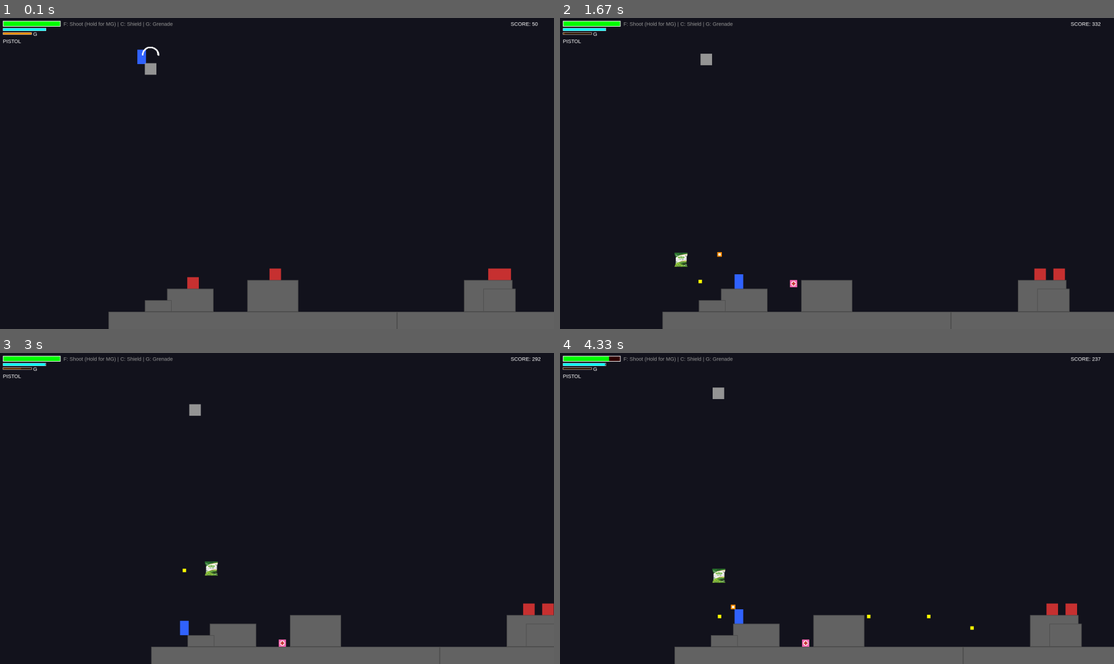
Above: before the commit, frames 1-4 (two rows, left to right).
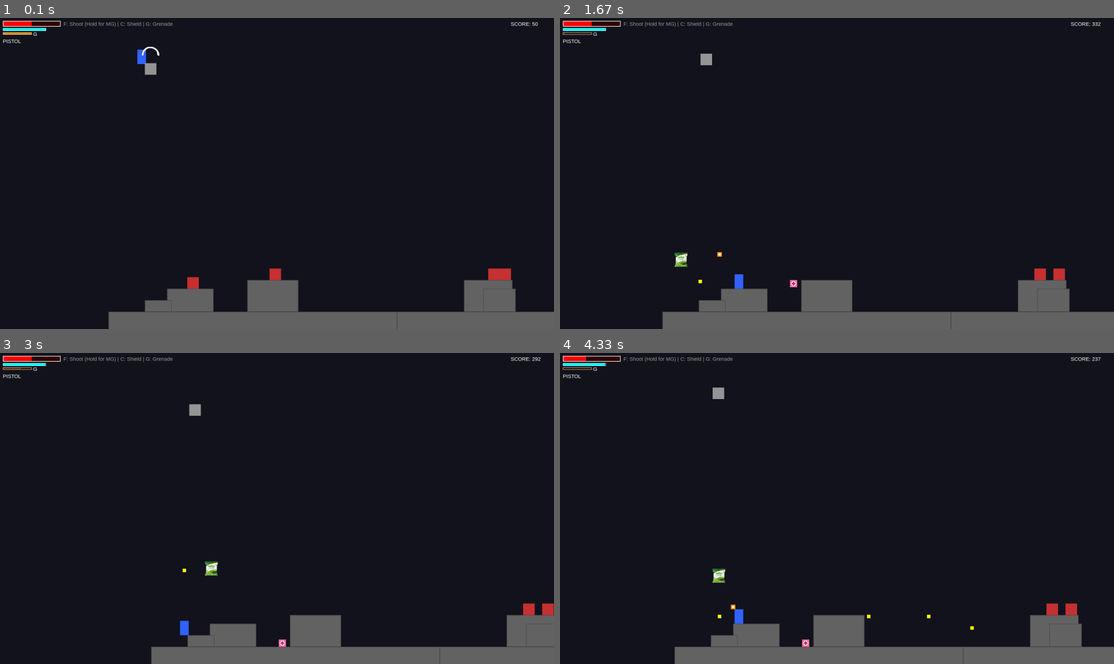
Above: after the commit, the same moments.

Repository: SayaUSB/FP-PBO-Pygame
Game: pygame game, started from test.py
Same seed, same stepped clock (60 frames per second), same inputs: the game is played once before the commit and once after it.
Inputs:
- Up to frame 1 (0.1 s): no input
- Up to frame 2 (1.67 s): hold Right 0.33-0.8 s; hold Right 0.83-1.3 s; tap F at 0.9, 1.2, 1.4 s; tap C at 0.98 s; hold Left from 1.33 s (still down); tap G at 1.48 s
- Up to frame 3 (3 s): tap F at 1.7, 2.3, 2.6, 2.73 s; release Left at 1.87 s; hold Left 2.23-2.63 s; tap C at 2.38 s; hold Up from 2.67 s (still down); tap G at 2.82 s
- Up to frame 4 (4.33 s): release Up at 3.03 s; hold Right 3.07-3.7 s; tap F at 3.13, 3.43, 3.8, 4.2 s; hold Down 3.73-4.1 s; tap C at 3.88 s; hold Left from 4.13 s (still down); tap G at 4.28 s

The runs differ from the first frame. In frame 1, 0.2% of the frame differs, in the area x 0-11%, y 0-3%; in frame 2, 0.2%; in frame 3, 0.2%; in frame 4, 0.1%.

Commit message:
feat: Add boss cooldown

Diff:
--- a/test.py
+++ b/test.py
@@ -269,7 +269,7 @@
         self.facing = 1
         self.on_ground = False
 
-        self.max_hp = 100
+        self.max_hp = 200
         self.hp = 100
         self.max_shield = 100
         self.shield = 100
@@ -688,6 +688,8 @@
         self.game_state = "playing"
         self.battle_lock = False
         self.hmg_pickup_msg_timer = 0
+
+        self.boss_cooldown = 0
 
         self.max_distance = 100.0
         self.distance_accumulator = 0.0
@@ -761,7 +763,6 @@
                 h = Helicopter(obs_x, 150)
                 self.enemies.add(h)
                 self.all_sprites.add(h)
-
         self.world_limit = start_x + width
 
     def spawn_loot(self, enemy):
@@ -814,6 +815,7 @@
                     b.kill()
                     self.boss_fight_active = False
                     self.next_boss_score += 10000
+                    self.boss_cooldown = 10**6
 
         grenade.kill()
 
@@ -828,13 +830,14 @@
             self.distance_accumulator += diff
 
             if self.distance_accumulator >= 20.0:
-                points = int(self.distance_accumulator / 20.0) # 1 Poin every 20 pixels
+                points = int(self.distance_accumulator / 20.0)
                 self.score += points
-                self.distance_accumulator -= (points * 20.0) # Store decimal number
+                self.distance_accumulator -= (points * 20.0)
 
             self.max_distance = float(current_x)
 
-        if self.score >= self.next_boss_score and not self.boss_fight_active:
+        # Logic : Spawn boss & Cooldown
+        if self.score >= self.next_boss_score and not self.boss_fight_active and self.boss_cooldown <= 0:
             self.boss_fight_active = True
             boss_spawn_x = self.camera_x + SCREEN_WIDTH - 200
             boss = BossHelicopter(boss_spawn_x, 200)
@@ -934,6 +937,7 @@
                 boss_enemy.kill()
                 self.boss_fight_active = False
                 self.next_boss_score += 10000
+                self.boss_cooldown = 10**6
 
         missile_hits = pygame.sprite.groupcollide(self.missiles, self.bullets, True, True)
 
@@ -964,6 +968,9 @@
 
         if self.hmg_pickup_msg_timer > 0:
             self.hmg_pickup_msg_timer -= 1 * DT
+
+        if self.boss_cooldown > 0:
+            self.boss_cooldown -= 1 * DT
 
     def handle_input(self):
         for event in pygame.event.get():
